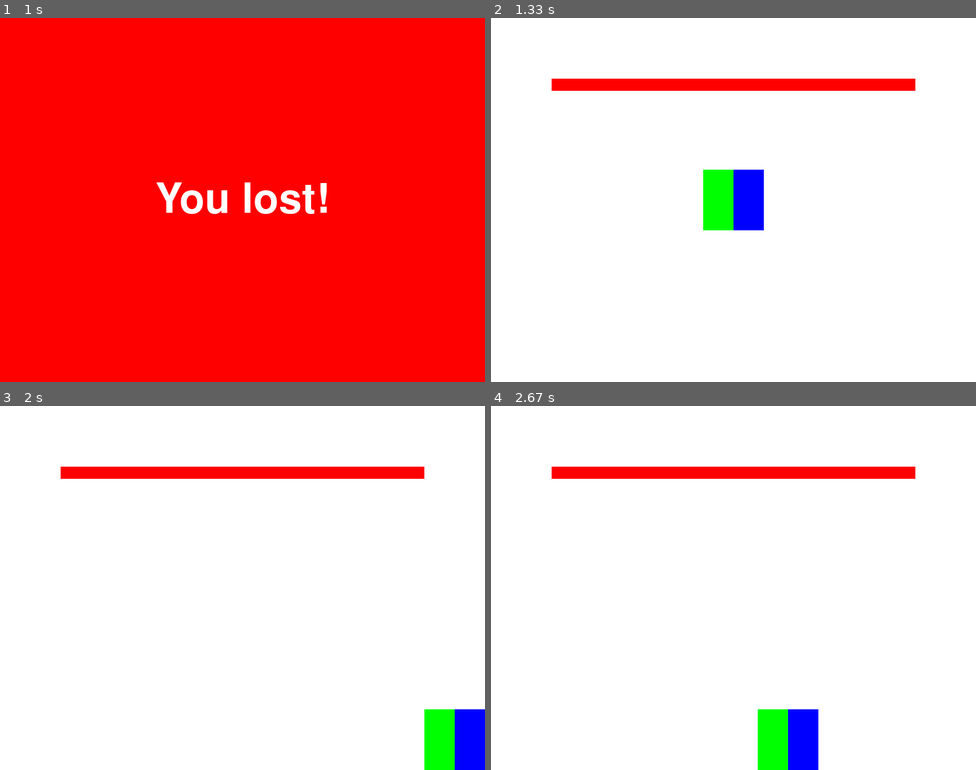
Above: before the commit, frames 1-4 (two rows, left to right).
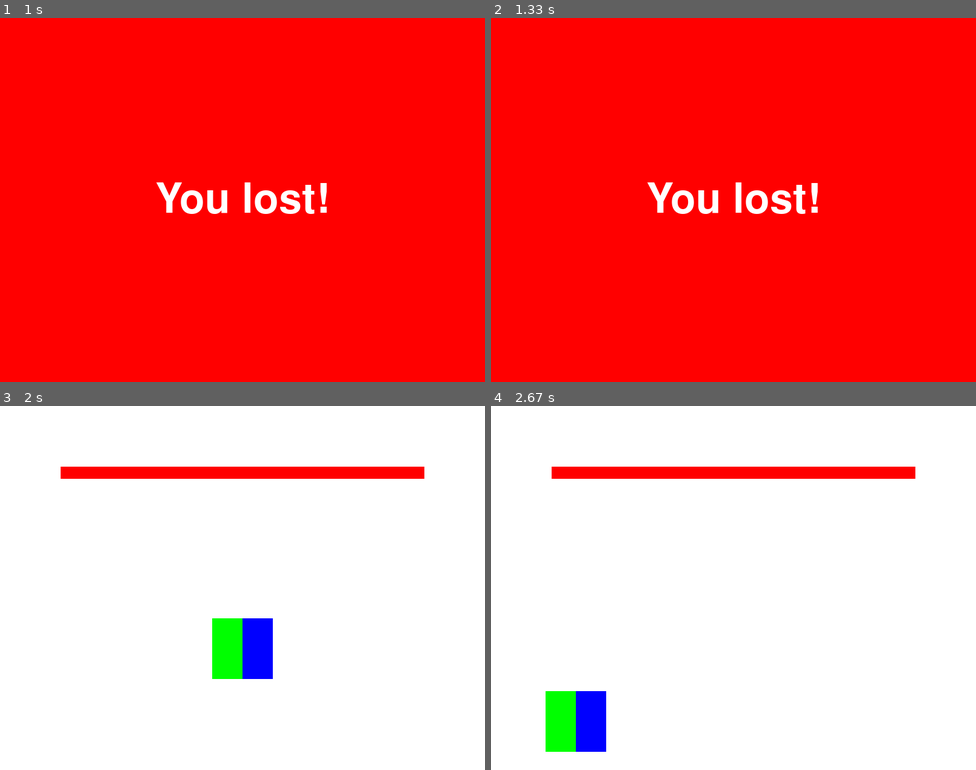
Above: after the commit, the same moments.

Repository: WCI-Computer-Science/pygame
Game: pygame game, started from main.py
Same seed, same stepped clock (60 frames per second), same inputs: the game is played once before the commit and once after it.
Inputs (mouse positions are in pixels of both pictures, inside the frame that each line leads up to):
- Up to frame 1 (1 s): hold W 0.33-0.8 s
- Up to frame 2 (1.33 s): no input
- Up to frame 3 (2 s): press the mouse at (426, 722) at 1.53 s; move the mouse to (397, 598) at 1.63 s; release the mouse at (363, 471) at 1.77 s; hold S from 1.83 s (still down); move the mouse to (407, 668) at 1.87 s
- Up to frame 4 (2.67 s): release S at 2.2 s; hold A from 2.23 s (still down)

Frame 1 is identical in both runs. In frame 2, 97% of the frame differs, in the area x 0-100%, y 0-100%; in frame 3, 4.2%; in frame 4, 4.2%.

Commit message:
Wait for click to clear lose screen

Diff:
--- a/main.py
+++ b/main.py
@@ -100,7 +100,11 @@
             self.c = 0
         else:
             self.c += 1
-        return self.c > 20
+        out = 0
+        if self.c > 20:
+            if pygame.mouse.get_pressed()[0]:
+                out = 1
+        return out
 
 rects = Rectangles((350, 250), (400, 250), (50, 100), (50, 100), (0, 255, 0), (0, 0, 255), 20, WIDTH, HEIGHT)
 walls = pygame.sprite.Group()
